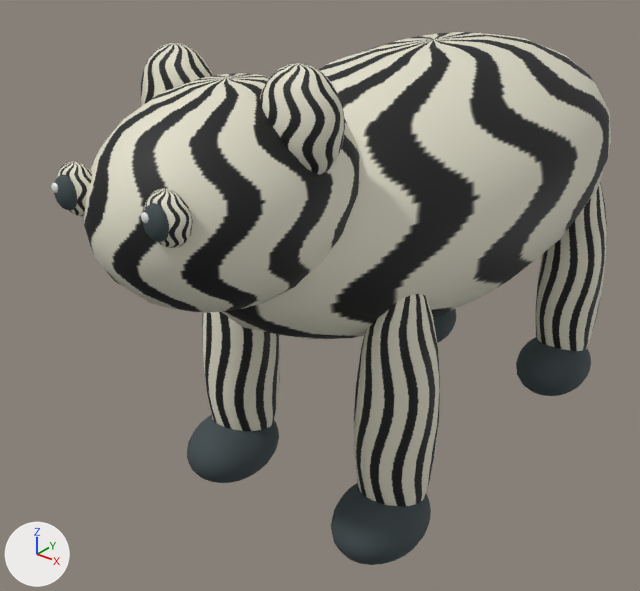
A saved change to the glTF model models/city-zebra.glb.
Both versions are drawn from a 50 mm lens placed at (2.52, -4.1, 3.19), pointed at (-0.32, -0.55, 0.99). Arrows for +X, +Y and +Z are at lower left; the lights stay in place. The older version comes first. Where no turn or scale is listed for an object, it has been applied to the vertices. Vertices at exactly the same position are counted once.

Objects in the first picture: 'Animal_zebra', 'Walk_BR', 'Walk_FL', 'Walk_FR' and 1 more.
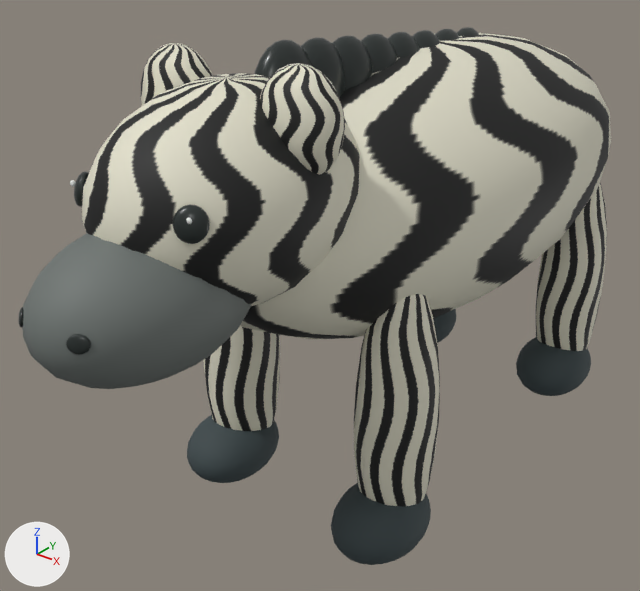
What differs and where, as boxes (x1, y1, x2, y2) in the pictures (640 x 591 px; the box of a moved part takes in the faces that stretch with it):
'Animal_zebra', reshaped (18% taller): before (51, 32, 611, 339); after (19, 27, 611, 389)
part 1 of me_sphere_089, added (black): after (332, 35, 373, 90)
part 2 of me_sphere_089, added (black): after (361, 34, 397, 73)
part 3 of me_sphere_089, added (black): after (387, 32, 420, 58)
part 4 of me_sphere_089, added: after (412, 30, 440, 48)
part 5 of me_sphere_089, added (mostly hidden): after (435, 29, 460, 40)
part 6 of me_sphere_089, added (mostly hidden): after (456, 27, 479, 36)
part 7 of me_sphere_089, deleted: before (141, 212, 149, 223)
part 8 of me_sphere_089, moved or reshaped: before (51, 175, 193, 248); after (19, 38, 345, 355)
part 9 of me_sphere_089, recoloured: before (57, 161, 92, 216); after (22, 233, 251, 389)
part 10 of me_sphere_089, recoloured: before (144, 192, 191, 248); after (19, 310, 87, 341)
part 11 of me_sphere_089, recoloured: before (54, 176, 169, 242); after (66, 40, 339, 355)
part 12 of me_sphere_089, recoloured: before (55, 184, 58, 193); after (301, 40, 313, 65)

The change in detail:
Material 'Gentle obsidian eyes' (mat_gentle_obsidian_eyes) is new.
Its base color is (0.018, 0.025, 0.023) (black #242c2a).
Its roughness is 0.3.
Material 'Zebra muzzle velvet' (mat_zebra_muzzle_velvet) is new.
Its base color is (0.15, 0.17, 0.16) (grey #6c736f).
Its roughness is 0.65.
me_sphere_089 is used by ob_animal_zebra; location (0.0, 0.0, 0.0).
me_sphere_089 had 2668 vertices, 5292 faces and spanned x -0.8..0.8, y -2.23..2.33, z 0.93..2.52.
me_sphere_089 now has 4886 vertices, 9692 faces and spans x -0.8..0.8, y -2.58..2.33, z 0.93..2.53.
me_sphere_089 part 1: a new loose piece, a UV sphere (24 segments, 12 rings, poles along z) spanning x -0.1..0.1, y -0.94..-0.58, z 2.03..2.49, in mat_gentle_obsidian_eyes (black #242c2a).
me_sphere_089 part 2: a new loose piece, a UV sphere (24 segments, 12 rings, poles along z) spanning x -0.1..0.1, y -0.72..-0.36, z 2.01..2.47, in mat_gentle_obsidian_eyes (black #242c2a).
me_sphere_089 part 3: a new loose piece, a UV sphere (24 segments, 12 rings, poles along z) spanning x -0.1..0.1, y -0.5..-0.14, z 1.99..2.45, in mat_gentle_obsidian_eyes (black #242c2a).
me_sphere_089 part 4: a new loose piece, a UV sphere (24 segments, 12 rings, poles along z) spanning x -0.1..0.1, y -0.28..0.08, z 1.97..2.43, in mat_gentle_obsidian_eyes (black #242c2a).
me_sphere_089 part 5: a new loose piece, a UV sphere (24 segments, 12 rings, poles along z) spanning x -0.1..0.1, y -0.06..0.3, z 1.95..2.41, in mat_gentle_obsidian_eyes (black #242c2a).
me_sphere_089 part 6: a new loose piece, a UV sphere (24 segments, 12 rings, poles along z) spanning x -0.1..0.1, y 0.16..0.52, z 1.93..2.39, in mat_gentle_obsidian_eyes (black #242c2a).
me_sphere_089 part 7: the loose piece of 266 vertices spanning x 0.22..0.26, y -2.23..-2.21, z 2.07..2.11 is deleted.
me_sphere_089 part 8: 947 vertices moved from x -0.36..0.36, y -2.23..-2.07, z 1.96..2.17 to x -0.35..0.35, y -2.58..-0.93, z 1.33..2.52; 379 vertices removed from x -0.31..0.31, y -2.23..-2.07, z 1.96..2.17; 1267 vertices added at x -0.36..0.36, y -2.53..-0.8, z 1.57..2.53.
me_sphere_089 part 9: 514 faces spanning x -0.35..0.35, y -2.58..-1.52, z 1.33..1.97 switch from mat_wildlife_zebra (picture img_zebra_coat_markings) to mat_zebra_muzzle_velvet (grey #6c736f).
me_sphere_089 part 10: 243 faces spanning x -0.2..0.19, y -2.54..-2.48, z 1.65..1.73 switch from mat_wildlife_zebra (picture img_zebra_coat_markings) to mat_gentle_obsidian_eyes (black #242c2a).
me_sphere_089 part 11: 544 faces spanning x -0.1..0.2, y -2.54..-0.93, z 1.65..2.52 switch from mat_detail_graphite (greyish cyan #3c484b) to mat_gentle_obsidian_eyes (black #242c2a).
me_sphere_089 part 12: 139 faces spanning x -0.1..0.07, y -1.16..-1.0, z 2.08..2.5 switch from mat_transport_pearl (white #f1f5f1) to mat_gentle_obsidian_eyes (black #242c2a).
